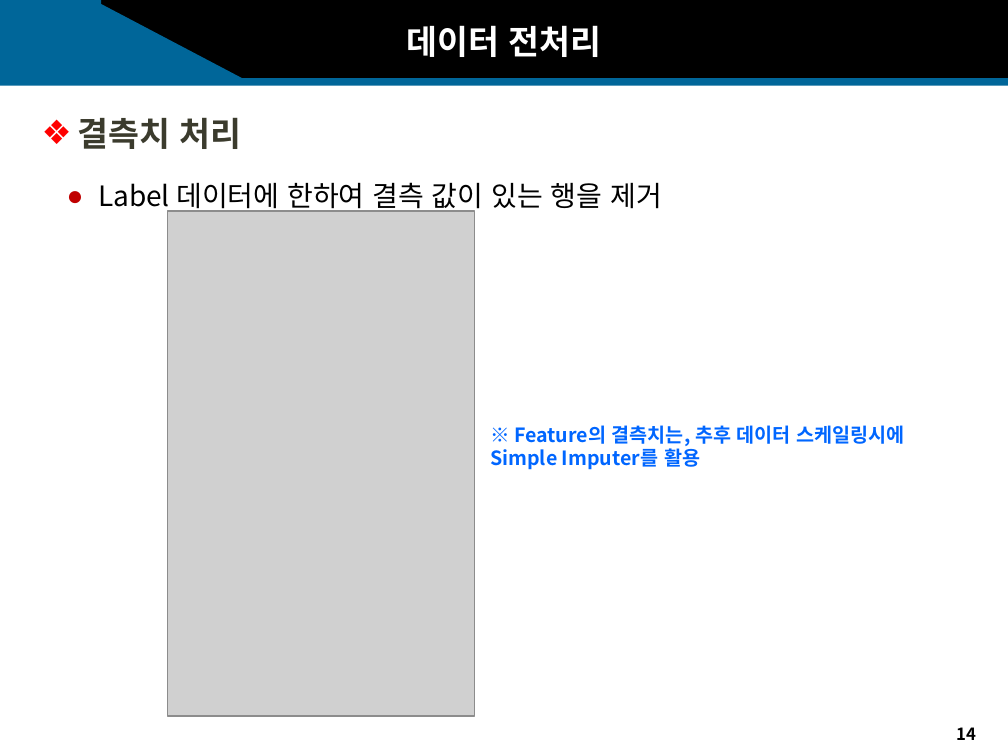
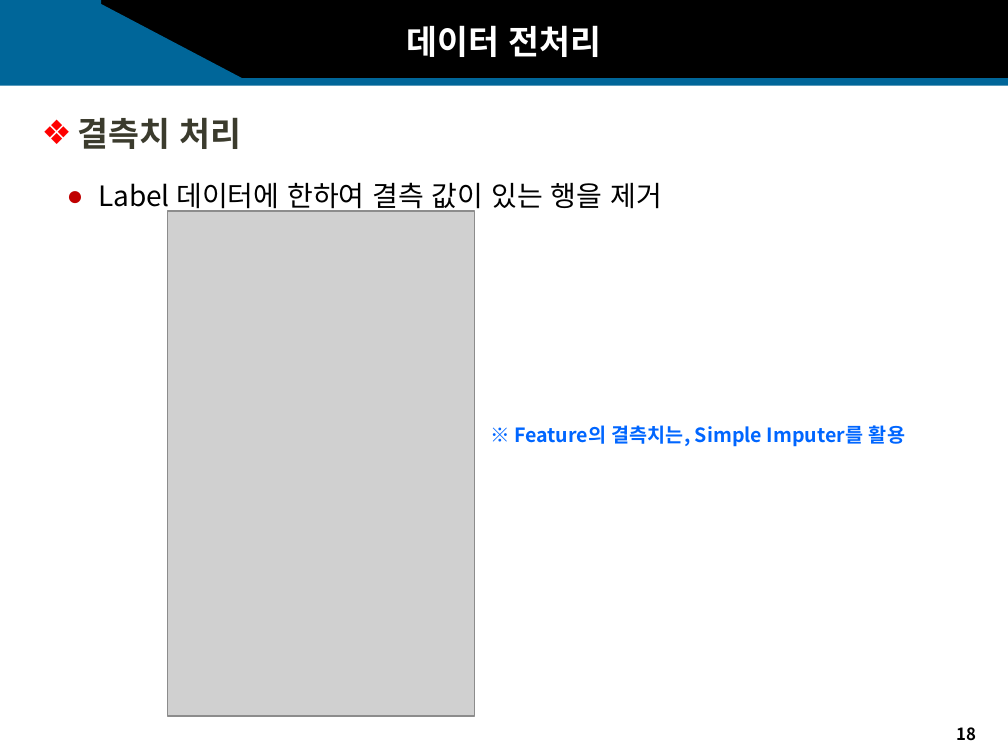
Before and after one commit to sakura09040904/Portfolio, a slide deck: slide 18 of 2. 1학년2학기/1. 어프렌티스 프로젝트/11주차_기말프로젝트/11주차_과제_발표자료.pptx (slide 14 before the commit). Drawn at 1008x756 pixels with LibreOffice and Linux fonts; fonts in the diff are those of the drawing; grey boxes stand for pictures; background and template pictures are left out. Boxes give left, top, right and bottom in pixels: in the first picture for what was removed or moved away, otherwise in the second. Text is boxed around its words. In the diff, an @@ line names an element or a change of style, - is before the commit and + after.

```diff
--- a/2. 1학년2학기/1. 어프렌티스 프로젝트/11주차_기말프로젝트/11주차_과제_발표자료.pptx
+++ b/2. 1학년2학기/1. 어프렌티스 프로젝트/11주차_기말프로젝트/11주차_과제_발표자료.pptx
@@ text at box(514, 425, 905, 447): text changed @@
-※ Feature의 결측치는, 추후 데이터 스케일링시에 Simple Imputer를 활용
+※ Feature의 결측치는, Simple Imputer를 활용
@@ page number at box(956, 727, 976, 741): text changed @@
-14
+18
```
Also in this commit, not shown: 20 other slides changed, 1 slide added, 4 slides removed, 2 other files.
